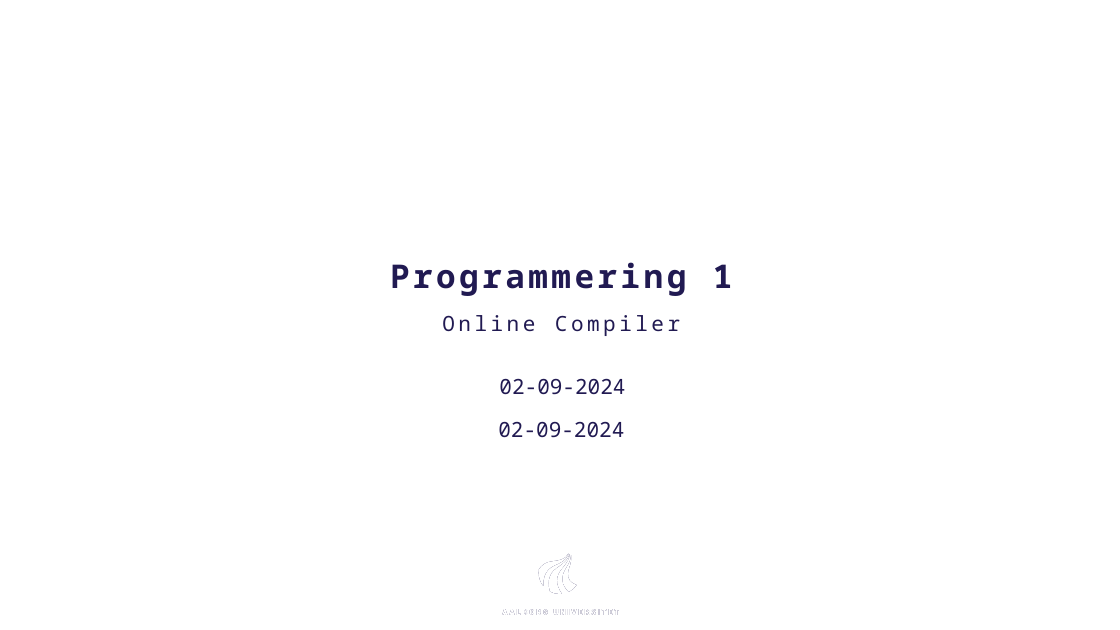
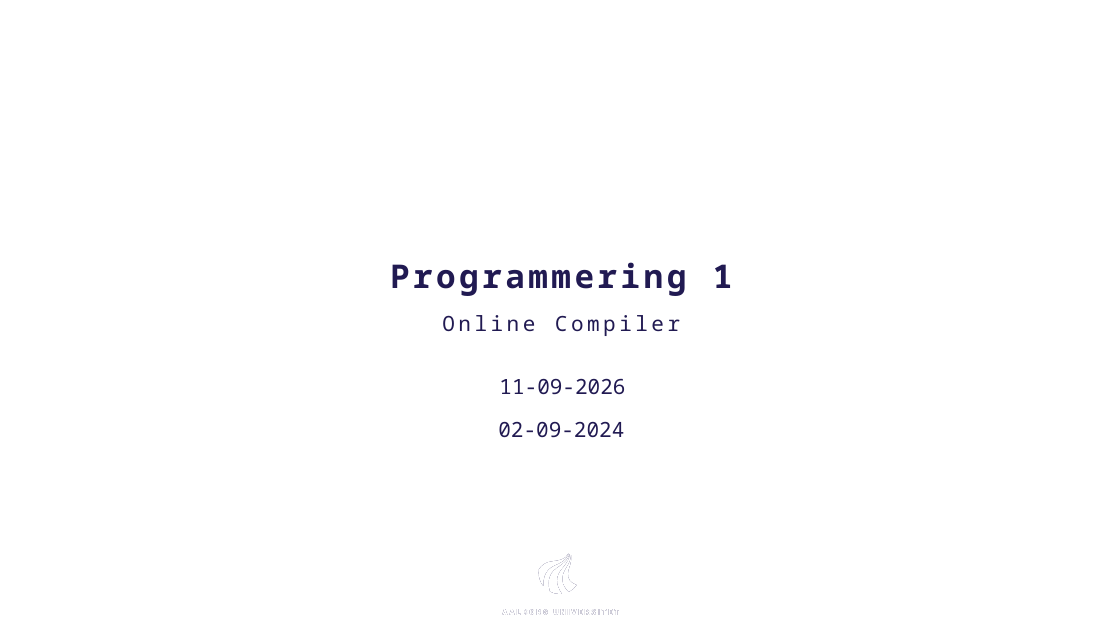
Before and after one commit to AAU-ST1-Programming/introduktion, a slide deck: slide 1 of introduktion.pptx. Drawn at 1120x630 pixels with LibreOffice and Linux fonts; fonts in the diff are those of the drawing; background and template pictures are left out. Boxes give left, top, right and bottom in pixels: in the first picture for what was removed or moved away, otherwise in the second. Text is boxed around its words. In the diff, an @@ line names an element or a change of style, - is before the commit and + after.

Commit message:
updated slides for 2026

```diff
--- a/introduktion.pptx
+++ b/introduktion.pptx
@@ text at [499, 378, 625, 395]: text changed @@
-02-09-2024
+11-09-2026
```
Also in this commit, not shown: 25 other slides changed.
